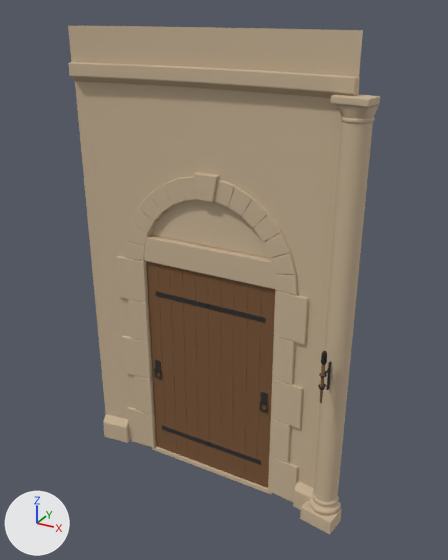
What one commit did to the glTF model assets/castle/door.glb.
Camera for both pictures: a 50 mm camera at (3.83, -6.54, 6.41) aimed at (0.02, 0.38, 2.95). Arrows for +X, +Y and +Z are at lower left; the lights stay in place. The first picture is the older version. Where no turn or scale is listed for an object, it has been applied to the vertices. Vertices at exactly the same position are counted once.

In view in the first picture: 'door', 'leafL', 'leafR'.
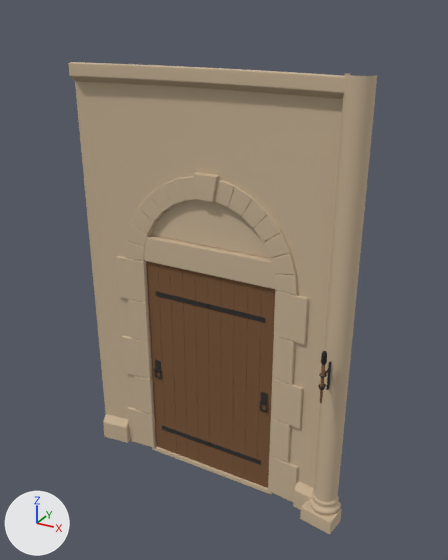
Where the newer file only moved an object's origin or applied its transform, the numbers keep the older frame.

Location of each change, (x1, y1, x2, y2) in pixels of the pictures (448 x 560 px):
'door', reshaped (7% shorter): before (68, 25, 380, 535); after (68, 62, 377, 535)
part 1 of me_masonry, deleted (beige): before (331, 94, 380, 107)
part 2 of me_masonry, cut back: before (68, 25, 380, 282); after (330, 73, 377, 282)

What changed in the scene script:
```text
Change me_masonry:
    used by ob_door; location = (0.12, 0.5, 3.08)
    remove me_masonry.from_pydata(...)  # 4669 vertices, 9012 faces; spans x -1.99..1.99, y -1.02..1.02, z -3.13..3.13
    add me_masonry.from_pydata(...)  # 4282 vertices, 8340 faces; spans x -1.99..1.99, y -1.02..1.02, z -3.13..2.73
    me_masonry part 1: the loose piece of 56 vertices spanning x 1.52..1.98, y -0.88..-0.56, z 2.44..2.52 is deleted
    me_masonry part 2: 340 vertices removed from x -1.99..1.98, y -0.87..-0.53, z 2.27..3.13; 19 vertices added at x 1.6..1.92, y -0.8..-0.56, z 2.73
    other edits to the shape of me_masonry do not show in these pictures
```
